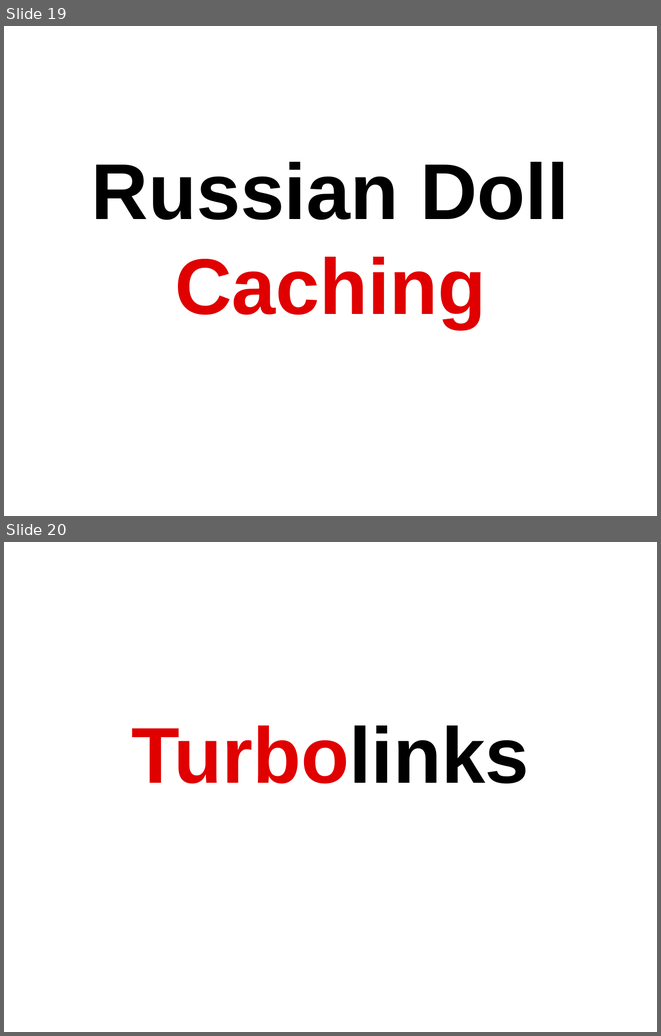
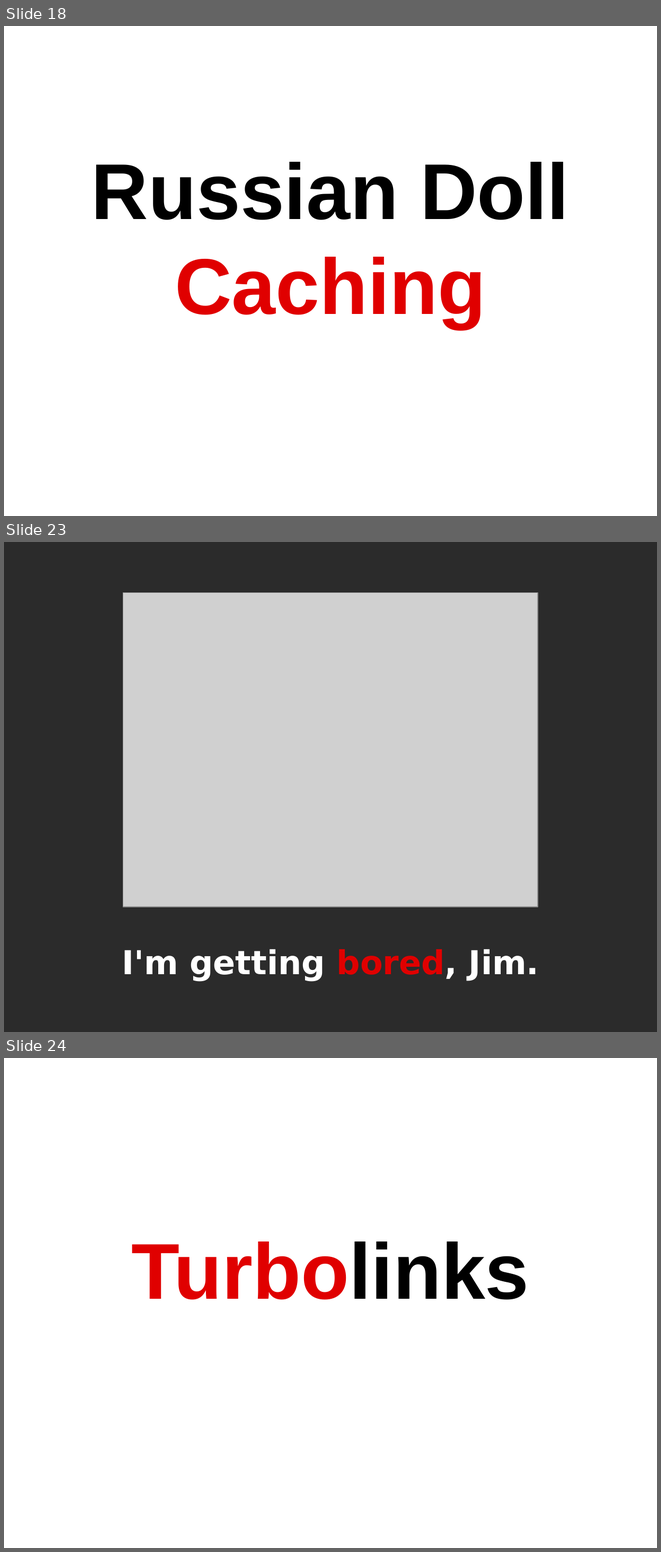
Before and after one commit to b4mboo/slides, a slide deck: rails/rails_4.odp. Shown one above the other, each under a label of ours: slides 19 and 20 before the commit, slides 18, 23 and 24 after it; the slides between them are not shown. The pictures are 661x1036 and 661x1552 pixels, drawn with LibreOffice and Linux fonts; fonts in the diff are those of the drawing; grey boxes stand for pictures; background and template pictures are left out; a plain dark background stands for a picture behind light text. Boxes give left, top, right and bottom in pixels: in the first picture for what was removed or moved away, otherwise in the second. Text is boxed around its words. In the diff, an @@ line names an element or a change of style, - is before the commit and + after.

```diff
--- a/rails/rails_4.odp
+++ b/rails/rails_4.odp
@@ slide 23 added at <box>4,542,657,1032</box>, background picture (left out) @@
@@ picture added at <box>123,593,538,907</box> @@
@@ text added at <box>122,949,539,981</box>, 40 pt, text #FFFFFF, bold @@
+I'm getting bored, Jim.
@@ what was slide 19 is now slide 18 @@
@@ what was slide 20 is now slide 24 @@
```
Also in this commit, not shown: 3 slides changed, 25 other slides added, 4 slides removed, 3 other files.
